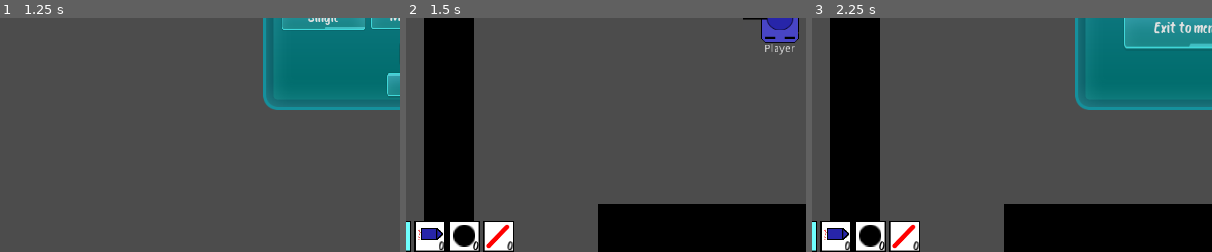
Above: before the commit, frames 1-3 (left to right).
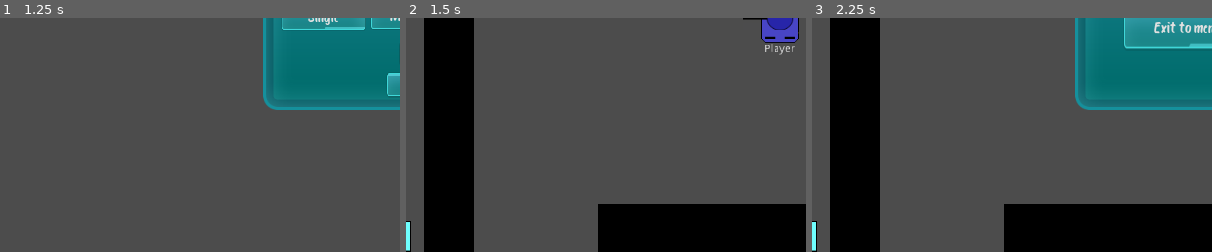
Above: after the commit, the same moments.

Repository: mm-102/godot_tanks
Game: Godot game, scene res://Main.tscn
The game is run twice, just before and just after one commit, with the same random seed, the same clock (stepped at 60 frames per second) and the same inputs.
Inputs (mouse positions are % of the whole screen's width and height, from its top left):
- Up to frame 1 (1.25 s): click (53, 42) at 0.52 s; type "Alex" at 0.6 s
- Up to frame 2 (1.5 s): click "Single" at 1.25 s
- Up to frame 3 (2.25 s): click (98, 3) at 2 s
The pictures show only the part of the screen within x 3-53%, y 50-100%; the shares and areas given below are measured in that part.

Frame 1 is identical in both runs. In frame 2, 2.5% of the frame differs, in the area x 2-27%, y 86-100%; in frame 3, 2.5%.

Commit message:
Add ammunition slot system  - players now may have only a set amount of different ammo types  - ammo slots dynamically appear and disappear when it's needed  - change in way of storing player special_ammo  - fetch shoot to server with nr of slot instead of ammo_type
 - add Tank to group "ME" in editor instead of in code

Diff:
--- a/Multiplayer/Game/Game.gd
+++ b/Multiplayer/Game/Game.gd
@@ -21,7 +21,6 @@
 	var tank_inst = tank.instance()
 	local_player_id = player_id
 	tank_inst.name = str(player_id)
-	tank_inst.add_to_group("ME") # [info] missing "ME" by no persistent
 	tank_inst.position = spawn_point
 	if local_player_name.empty():
 		local_player_name = "You"
--- a/Objects/AmmoBox.gd
+++ b/Objects/AmmoBox.gd
@@ -8,9 +8,8 @@
 	if !body.is_in_group("Players"):
 		return
 	if body.is_in_group("ME"):
-		body.special_ammo[type] += 1
-		body.emit_signal("special_ammo_change", type, body.special_ammo[type])
-	queue_free()
+		if body.pick_up_ammo_box(type):
+			queue_free()
 
 func _ready():
 	var sprite = $TypeSprite
--- a/Player/Player_GUI/GUI.gd
+++ b/Player/Player_GUI/GUI.gd
@@ -1,22 +1,15 @@
 extends Control
 
 
-var current_type = Ammunition.TYPES.BULLET
+var current_slot = Ammunition.TYPES.BULLET
 
 const selection_color = "70ffff"
 const base_color = "ffffff"
 
-onready var Numbers = {
-	Ammunition.TYPES.ROCKET : $"Ammunition/RocketCounter/Background/Number",
-	Ammunition.TYPES.FRAG_BOMB : $"Ammunition/FragBombCounter/Background/Number",
-	Ammunition.TYPES.LASER : $"Ammunition/LaserCounter/Background/Number"
-}
-
-onready var Backgrounds = {
-	Ammunition.TYPES.BULLET : $"Ammunition/BulletCounter/Background",
-	Ammunition.TYPES.ROCKET : $"Ammunition/RocketCounter/Background",
-	Ammunition.TYPES.FRAG_BOMB : $"Ammunition/FragBombCounter/Background",
-	Ammunition.TYPES.LASER : $"Ammunition/LaserCounter/Background"
+const counters_tscn = {
+	Ammunition.TYPES.ROCKET : preload("res://Player/Player_GUI/RocketCounter.tscn"),
+	Ammunition.TYPES.FRAG_BOMB : preload("res://Player/Player_GUI/FragBombCounter.tscn"),
+	Ammunition.TYPES.LASER : preload("res://Player/Player_GUI/LaserCounter.tscn")
 }
 
 onready var scores_node = $"Scoreboard/Scores"
@@ -24,7 +17,7 @@
 
 
 func _ready():
-	Backgrounds[current_type].modulate = selection_color
+	$Ammunition.get_child(current_slot).get_node("Background").modulate = selection_color
 
 func _input(event : InputEvent):
 	# ---- pause ----
@@ -33,14 +26,25 @@
 
 # ---- display ammo ----
 func _on_special_ammo_change(type, amount_left):
-	Numbers[type].text = str(amount_left)
+	if $Ammunition.has_node(str(type)):
+		if amount_left <= 0:
+			_on_special_ammo_type_change(0)
+			$Ammunition.get_node(str(type)).queue_free()
+			return
+		if amount_left != INF:
+			$Ammunition.get_node(str(type) + "/Background/Number").text = str(amount_left)
+		return
+	var new_counter = counters_tscn[type].instance()
+	new_counter.get_node("Background/Number").text = str(amount_left)
+	new_counter.name = str(type)
+	$Ammunition.add_child(new_counter)
 
-func _on_special_ammo_type_change(new_type):
-	Backgrounds[current_type].modulate = base_color
-	Backgrounds[new_type].modulate = selection_color
 
-	current_type = new_type
-
+func _on_special_ammo_type_change(new_slot):
+	if $Ammunition.get_child_count() > current_slot:
+		$Ammunition.get_child(current_slot).get_node("Background").modulate = base_color
+	$Ammunition.get_child(new_slot).get_node("Background").modulate = selection_color
+	current_slot = new_slot
 
 # ---- pause ----
 
--- a/Player/Player_GUI/GUI.tscn
+++ b/Player/Player_GUI/GUI.tscn
@@ -1,13 +1,10 @@
-[gd_scene load_steps=9 format=2]
+[gd_scene load_steps=6 format=2]
 
 [ext_resource path="res://Player/Player_GUI/BulletCounter.tscn" type="PackedScene" id=1]
-[ext_resource path="res://Player/Player_GUI/RocketCounter.tscn" type="PackedScene" id=2]
-[ext_resource path="res://Player/Player_GUI/FragBombCounter.tscn" type="PackedScene" id=3]
 [ext_resource path="res://Player/Player_GUI/GUI.gd" type="Script" id=4]
 [ext_resource path="res://textures/PlayerGUI/pause.png" type="Texture" id=5]
 [ext_resource path="res://Player/Player_GUI/Scoreboard2.tscn" type="PackedScene" id=6]
 [ext_resource path="res://Player/Player_GUI/Pause.tscn" type="PackedScene" id=7]
-[ext_resource path="res://Player/Player_GUI/LaserCounter.tscn" type="PackedScene" id=8]
 
 [node name="GUI" type="Control"]
 pause_mode = 2
@@ -41,7 +38,7 @@
 size_flags_horizontal = 0
 size_flags_vertical = 8
 
-[node name="BulletCounter" parent="Ammunition" instance=ExtResource( 1 )]
+[node name="0" parent="Ammunition" instance=ExtResource( 1 )]
 anchor_left = 0.0
 anchor_top = 0.0
 anchor_right = 0.0
@@ -49,36 +46,6 @@
 margin_left = 0.0
 margin_top = 0.0
 margin_right = 40.0
-margin_bottom = 40.0
-
-[node name="RocketCounter" parent="Ammunition" instance=ExtResource( 2 )]
-anchor_left = 0.0
-anchor_top = 0.0
-anchor_right = 0.0
-anchor_bottom = 0.0
-margin_left = 44.0
-margin_top = 0.0
-margin_right = 84.0
-margin_bottom = 40.0
-
-[node name="FragBombCounter" parent="Ammunition" instance=ExtResource( 3 )]
-anchor_left = 0.0
-anchor_top = 0.0
-anchor_right = 0.0
-anchor_bottom = 0.0
-margin_left = 88.0
-margin_top = 0.0
-margin_right = 128.0
-margin_bottom = 40.0
-
-[node name="LaserCounter" parent="Ammunition" instance=ExtResource( 8 )]
-anchor_left = 0.0
-anchor_top = 0.0
-anchor_right = 0.0
-anchor_bottom = 0.0
-margin_left = 132.0
-margin_top = 0.0
-margin_right = 172.0
 margin_bottom = 40.0
 
 [node name="Pause" parent="." instance=ExtResource( 7 )]
--- a/Player/Tank/Tank.gd
+++ b/Player/Tank/Tank.gd
@@ -1,6 +1,7 @@
 extends RigidBody2D
 
 export(Ammunition.TYPES) var ammo_type = Ammunition.TYPES.BULLET
+var ammo_slot = 0
 
 const SPEED = 100
 const ROTATION_SPEED = 2
@@ -8,18 +9,22 @@
 const MAX_AMMO = 50
 const CORPSE_LIFE_TIME = 20
 const BASE_AMMO_TYPE = Ammunition.TYPES.BULLET
+const MAX_AMMO_TYPES = 3 # including default bullet
 
 
 signal special_ammo_change(type, amount_left)
 signal special_ammo_type_change(new_type)
 
 var ammo_left = MAX_AMMO
-var special_ammo = {
-	Ammunition.TYPES.BULLET : INF,
-	Ammunition.TYPES.ROCKET : 0,
-	Ammunition.TYPES.FRAG_BOMB : 0,
-	Ammunition.TYPES.LASER : INF
-}
+#var special_ammo = {
+#	Ammunition.TYPES.BULLET : INF,
+#	Ammunition.TYPES.ROCKET : 0,
+#	Ammunition.TYPES.FRAG_BOMB : 0,
+#	Ammunition.TYPES.LASER : INF
+#}
+var special_ammo = [
+	 {"type" : ammo_type, "amount" : INF}
+]
 #var dead = false
 # Defined in code
 var player_stance: Dictionary
@@ -49,22 +54,40 @@
 	#warning-ignore:return_value_discarded
 	connect("special_ammo_type_change",get_node("/root/Main/Player_Gui_Layer/GUI"),"_on_special_ammo_type_change")
 
+func pick_up_ammo_box(type):
+	var picked = false
+	var type_slot = {}
+	for slot in special_ammo.size():
+		type_slot[special_ammo[slot].type] = slot
+	if type_slot.has(type):
+		special_ammo[type_slot[type]].amount += 1
+		picked = true
+	elif special_ammo.size() < MAX_AMMO_TYPES:
+		special_ammo.push_back({"type" : int(type), "amount" : 1})
+		picked = true
+	if picked:
+		emit_signal("special_ammo_change", type, special_ammo[-1].amount)
+	return picked
+
 func _integrate_forces(_state):
-	if Input.is_action_just_pressed("p_bullet"):
-		ammo_type = Ammunition.TYPES.BULLET
-		emit_signal("special_ammo_type_change", ammo_type)
+	if Input.is_action_just_pressed("p_slot_0"):
+		ammo_slot = 0
+		emit_signal("special_ammo_type_change", ammo_slot)
 
-	if Input.is_action_just_pressed("p_rocket"):
-		ammo_type = Ammunition.TYPES.ROCKET
-		emit_signal("special_ammo_type_change", ammo_type)
+	if Input.is_action_just_pressed("p_slot_1"):
+		if special_ammo.size() > 1:
+			ammo_slot = 1
+			emit_signal("special_ammo_type_change", ammo_slot)
 
-	if Input.is_action_just_pressed("p_frag"):
-		ammo_type = Ammunition.TYPES.FRAG_BOMB
-		emit_signal("special_ammo_type_change", ammo_type)
+	if Input.is_action_just_pressed("p_slot_2"):
+		if special_ammo.size() > 2:
+			ammo_slot = 2
+			emit_signal("special_ammo_type_change", ammo_slot)
 
-	if Input.is_action_just_pressed("p_laser"):
-		ammo_type = Ammunition.TYPES.LASER
-		emit_signal("special_ammo_type_change", ammo_type)
+	if Input.is_action_just_pressed("p_slot_3"):
+		if special_ammo.size() > 3:
+			ammo_slot = 3
+			emit_signal("special_ammo_type_change", ammo_slot)
 
 	var velocity = Vector2.ZERO
 	velocity.y = int(Input.is_action_pressed("p_backward")) - int(Input.is_action_pressed("p_forward"))
@@ -92,12 +115,7 @@
 func _shoot():
 	if ammo_left <= 0:
 		return
-	if ammo_type == BASE_AMMO_TYPE or special_ammo[ammo_type] <= 0:
-		ammo_type = BASE_AMMO_TYPE
-		emit_signal("special_ammo_type_change", ammo_type)
-	else:
-		special_ammo[ammo_type] -= 1
-		emit_signal("special_ammo_change", ammo_type, special_ammo[ammo_type])
+	special_ammo[ammo_slot].amount -= 1
 	ammo_left -= 1
 	player_stance = {
 		"T": OS.get_ticks_msec(),
@@ -106,24 +124,18 @@
 		"TR": turret_node.global_rotation,
 	}
 	if is_multiplayer:
-		$"/root/Transfer".fetch_shoot(player_stance, ammo_type)
-		return
+		$"/root/Transfer".fetch_shoot(player_stance, ammo_slot)
 
-	var bullet_inst = Ammunition.get_tscn(ammo_type).instance()
-#	var rot = turret_node.global_rotation
-#	var velocity = Vector2.UP.rotated(rot)
-#	bullet_inst.position = bullet_point_node.global_position
-#	bullet_inst.player_path = get_path()
-#	bullet_inst.set_linear_velocity(velocity * BULLET_SPEED)
-#	bullet_inst.setup(bullet_point_node.global_position, turret_node.global_rotation, get_path())
-	bullet_inst.setup(self)
-	get_node("/root/Main/Game/Projectiles").add_child(bullet_inst)
+	else:
+		var bullet_inst = Ammunition.get_tscn(special_ammo[ammo_slot].type).instance()
+		bullet_inst.setup(self)
+		get_node("/root/Main/Game/Projectiles").add_child(bullet_inst)
 
-#
-#func die():
-#	$Hitbox.set_disabled(true)
-#	animation_player.play("explode")
-#	remove_from_group("Players")
+	emit_signal("special_ammo_change", special_ammo[ammo_slot].type, special_ammo[ammo_slot].amount)
+	if special_ammo[ammo_slot].amount <= 0:
+		special_ammo.pop_at(ammo_slot)
+		ammo_slot = 0
+
 
 func _on_base_body_entered(body):
 	if !body.is_in_group("Projectiles") or is_multiplayer:
--- a/Player/Tank/Tank.tscn
+++ b/Player/Tank/Tank.tscn
@@ -54,7 +54,7 @@
 "values": [ true, false ]
 }
 
-[node name="Tank" type="RigidBody2D" groups=["Players"]]
+[node name="Tank" type="RigidBody2D" groups=["ME", "Players"]]
 unique_name_in_owner = true
 collision_mask = 7
 physics_material_override = SubResource( 2 )
--- a/Singletons/Transfer.gd
+++ b/Singletons/Transfer.gd
@@ -100,8 +100,8 @@
 func fetch_stance(player_stance: Dictionary):
 	rpc_unreliable_id(1, "recive_stance", player_stance)
 
-func fetch_shoot(player_stance, shoot_type):
-	rpc_unreliable_id(1, "recive_shoot", player_stance, shoot_type)
+func fetch_shoot(player_stance, shoot_slot):
+	rpc_unreliable_id(1, "recive_shoot", player_stance, shoot_slot)
 
 remote func recive_world_stance(time, playerS_stance):
 	if !get_tree().get_rpc_sender_id() == 1:
--- a/project.godot
+++ b/project.godot
@@ -82,22 +82,22 @@
 "events": [ Object(InputEventMouseButton,"resource_local_to_scene":false,"resource_name":"","device":0,"alt":false,"shi …(212 unchanged characters)…
  ]
 }
-p_bullet={
+p_slot_0={
 "deadzone": 0.5,
 "events": [ Object(InputEventKey,"resource_local_to_scene":false,"resource_name":"","device":0,"alt":false,"shift":false,"control":false,"meta":false,"command":false,"pressed":false,"scancode":49,"physical_scancode":0,"unicode":0,"echo":false,"script":null)
  ]
 }
-p_rocket={
+p_slot_1={
 "deadzone": 0.5,
 "events": [ Object(InputEventKey,"resource_local_to_scene":false,"resource_name":"","device":0,"alt":false,"shift":false,"control":false,"meta":false,"command":false,"pressed":false,"scancode":50,"physical_scancode":0,"unicode":0,"echo":false,"script":null)
  ]
 }
-p_frag={
+p_slot_2={
 "deadzone": 0.5,
 "events": [ Object(InputEventKey,"resource_local_to_scene":false,"resource_name":"","device":0,"alt":false,"shift":false,"control":false,"meta":false,"command":false,"pressed":false,"scancode":51,"physical_scancode":0,"unicode":0,"echo":false,"script":null)
  ]
 }
-p_laser={
+p_slot_3={
 "deadzone": 0.5,
 "events": [ Object(InputEventKey,"resource_local_to_scene":false,"resource_name":"","device":0,"alt":false,"shift":false,"control":false,"meta":false,"command":false,"pressed":false,"scancode":52,"physical_scancode":0,"unicode":0,"echo":false,"script":null)
  ]
